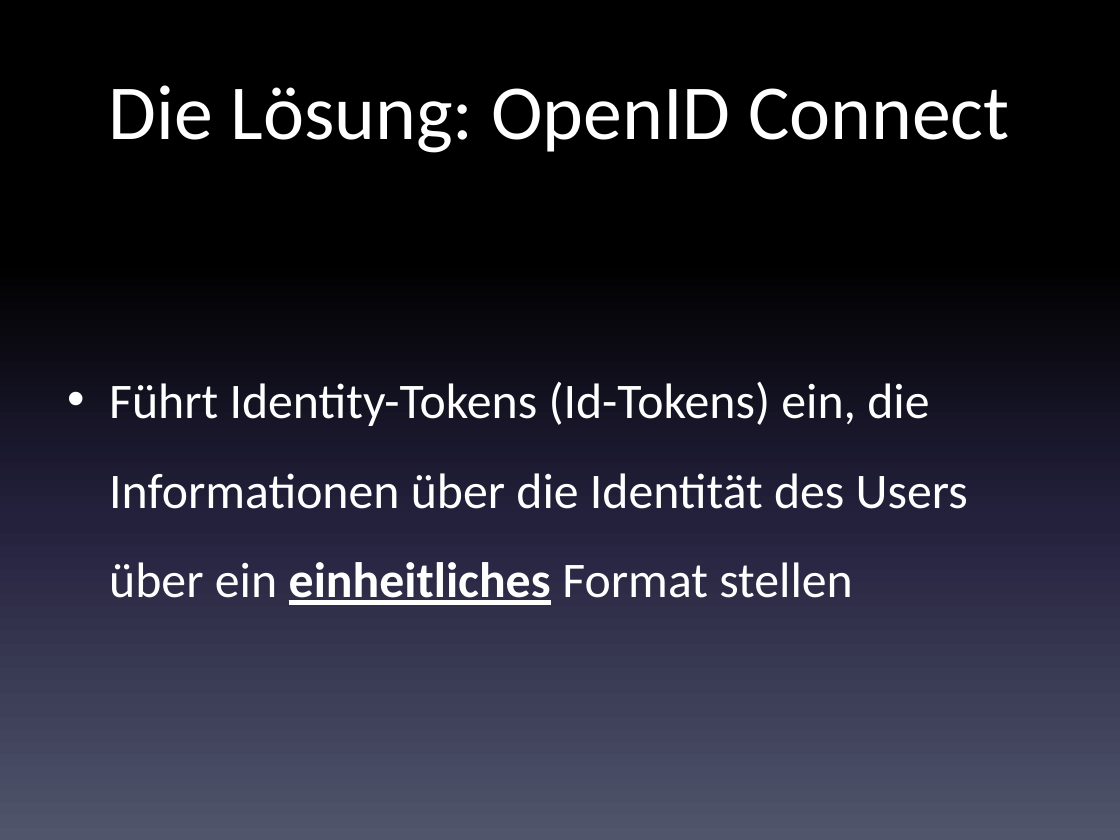
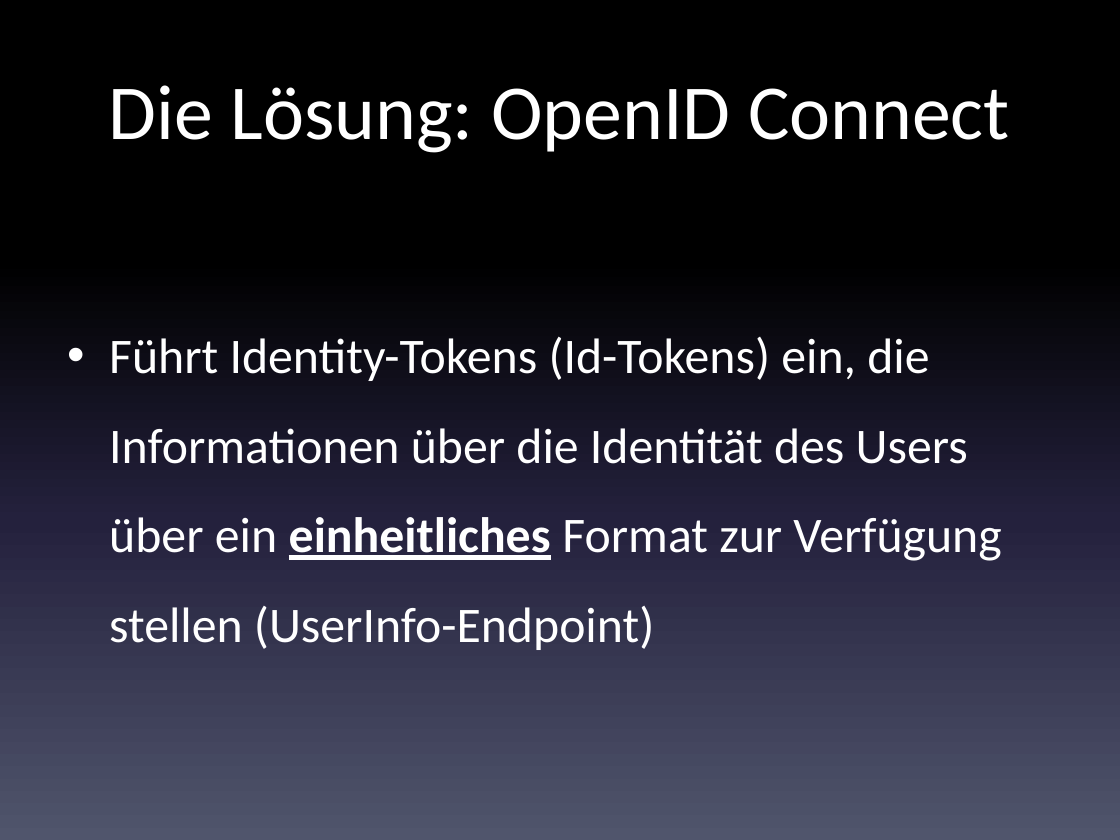
Before and after one commit to code-nirvana/oauth2_opidc_dwx2014, a slide deck: slide 82 of OAuth2_OpenIdConnect.pptx (slide 100 before the commit). Drawn at 1120x840 pixels with LibreOffice and Linux fonts; fonts in the diff are those of the drawing. Boxes give left, top, right and bottom in pixels: in the first picture for what was removed or moved away, otherwise in the second. Text is boxed around its words. In the diff, an @@ line names an element or a change of style, - is before the commit and + after.

```diff
--- a/OAuth2_OpenIdConnect.pptx
+++ b/OAuth2_OpenIdConnect.pptx
@@ text at (x1=109, y1=337, x2=1001, y2=650): text changed @@
-• Führt Identity-Tokens (Id-Tokens) ein, die Informationen über die Identität des Users über ein einheitliches Format stellen
+• Führt Identity-Tokens (Id-Tokens) ein, die Informationen über die Identität des Users über ein einheitliches Format zur Verfügung stellen (UserInfo-Endpoint)
```
Also in this commit, not shown: 24 other slides changed, 2 slides added, 22 slides removed.
